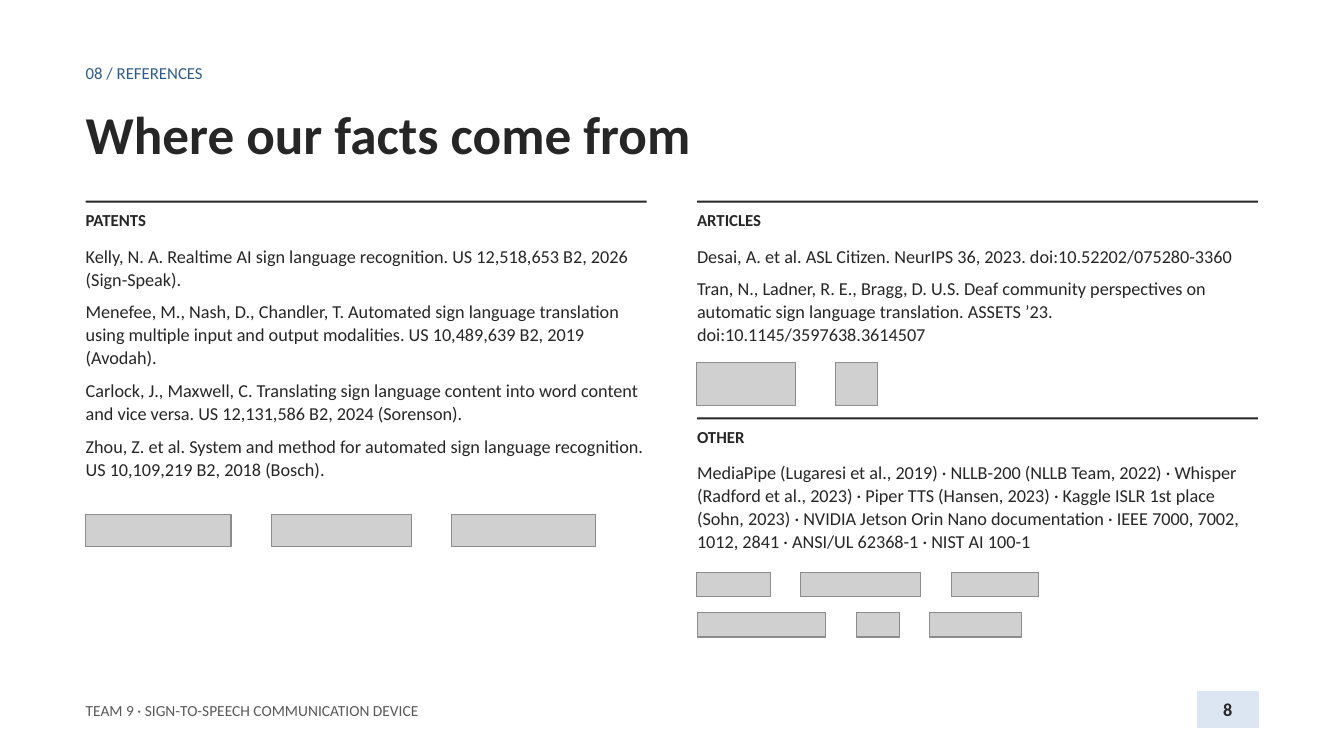
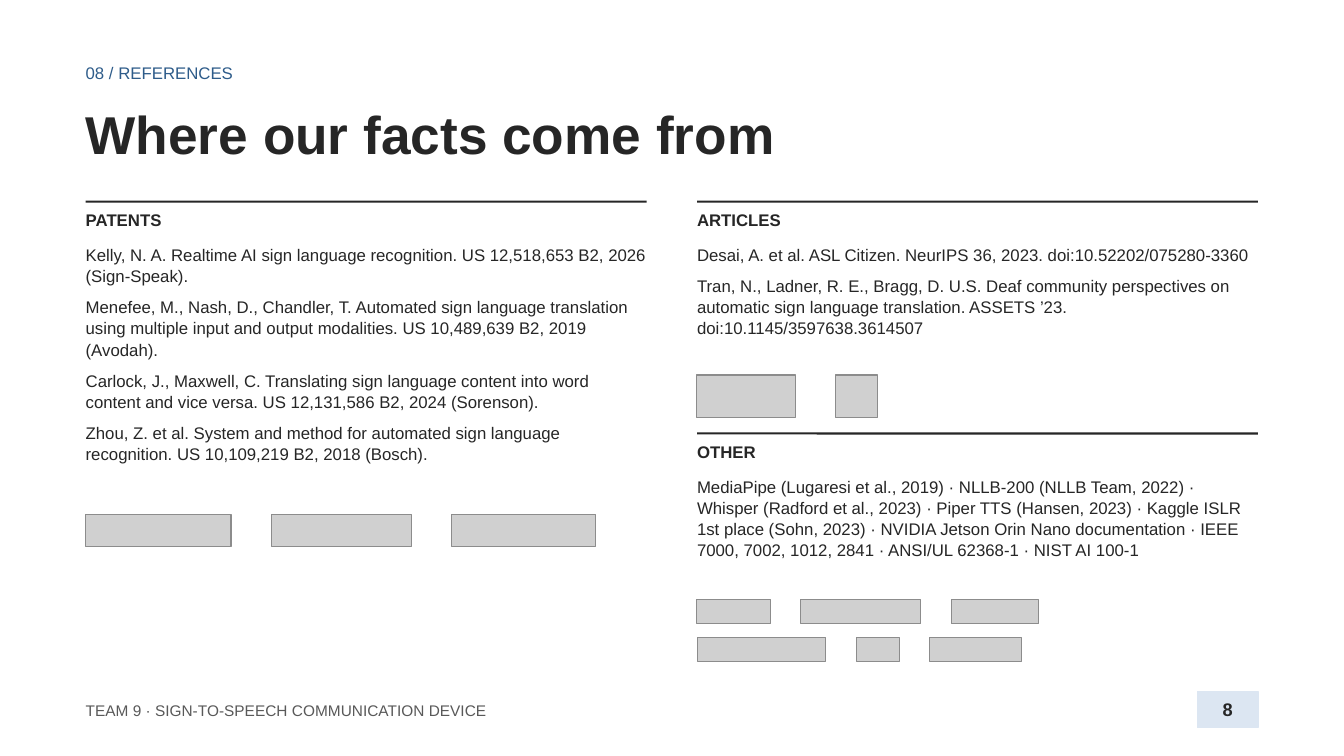
Before and after one commit to anxious956/Multilingual-Sign-to-Speech-Communication-Device, a slide deck: slide 8 of docs/presentation/Team9_Proposal_Presentation.pptx. Drawn at 1344x756 pixels with LibreOffice and Linux fonts; fonts in the diff are those of the drawing; grey boxes stand for pictures. Boxes give left, top, right and bottom in pixels: in the first picture for what was removed or moved away, otherwise in the second. Text is boxed around its words. In the diff, an @@ line names an element or a change of style, - is before the commit and + after.

```diff
--- a/docs/presentation/Team9_Proposal_Presentation.pptx
+++ b/docs/presentation/Team9_Proposal_Presentation.pptx
@@ picture: place and size @@
-picture at box(698, 363, 797, 405)
+picture at box(698, 375, 797, 417)
@@ picture: place and size @@
-picture at box(836, 363, 878, 405)
+picture at box(836, 375, 878, 417)
@@ 2 texts, 1 line: place and size @@
-2 texts, 1 line at box(697, 418, 1258, 550)
+2 texts, 1 line at box(697, 434, 1258, 558)
@@ size 13 to 12 pt, font Calibri to Arial in 3 elements at box(86, 249, 645, 464), box(697, 249, 1248, 334), box(697, 481, 1241, 558) @@
@@ 6 pictures: place and size @@
-6 pictures at box(698, 573, 1040, 637)
+6 pictures at box(698, 600, 1040, 661)
@@ font Calibri to Arial in 6 elements at box(86, 67, 233, 79), box(86, 115, 774, 155), box(86, 214, 162, 226), box(697, 214, 781, 226), box(697, 446, 756, 458), box(86, 705, 486, 716) @@
```
Also in this commit, not shown: 7 other slides changed, 1 other file.
